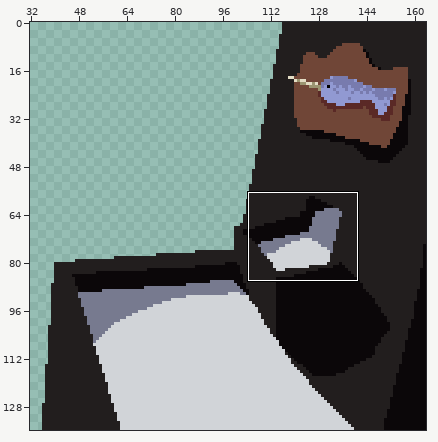
One commit to this sprite sheet: new-game-project/assets/sprites/tower.png. The first picture is a wide view before the edit; the outline marks the close-up.
Close-up. First the earlier version:
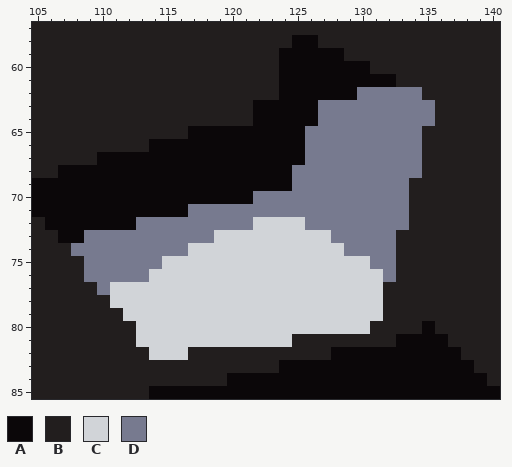
The file is 164x136 pixels. Shown: x 105..140, y 57..85. The wide view leaves out empty margins. The commit also changed other parts of the picture, which this record leaves out.
Palette (. is transparent): A #0b0709  B #221e1e  C #d1d4d8  D #777a8f
After:
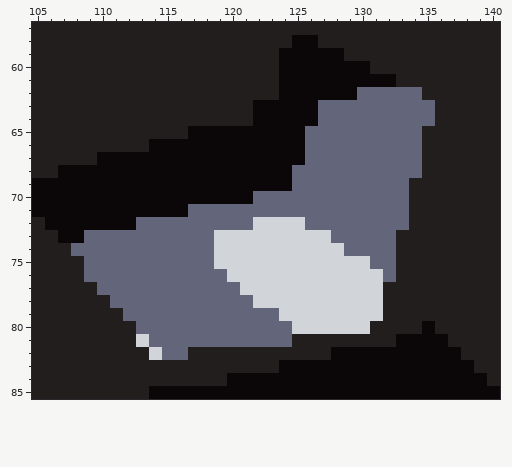
Change:
@@ palette @@
-D #777a8f
+D #63667b
@@ x 109..126 @@
 73 DDDDDDDDDDCCCCCCCC
-74 DDDDDDDDCCCCCCCCCC
-75 DDDDDDCCCCCCCCCCCC
-76 DDDDDCCCCCCCCCCCCC
-77 BDCCCCCCCCCCCCCCCC
-78 BBCCCCCCCCCCCCCCCC
-79 BBBCCCCCCCCCCCCCCC
-80 BBBBCCCCCCCCCCCCCC
-81 BBBBCCCCCCCCCCCCBB
-82 BBBBBCCCBBBBBBBBBB
+74 DDDDDDDDDDCCCCCCCC
+75 DDDDDDDDDDCCCCCCCC
+76 DDDDDDDDDDDCCCCCCC
+77 BDDDDDDDDDDDCCCCCC
+78 BBDDDDDDDDDDDCCCCC
+79 BBBDDDDDDDDDDDDCCC
+80 BBBBDDDDDDDDDDDDCC
+81 BBBBCDDDDDDDDDDDBB
+82 BBBBBCDDBBBBBBBBBB
 83 BBBBBBBBBBBBBBBAAA
Where, in picture pixels (left, top, right, bottom), the same in both close-ups:
changed: (71, 87, 435, 360)
